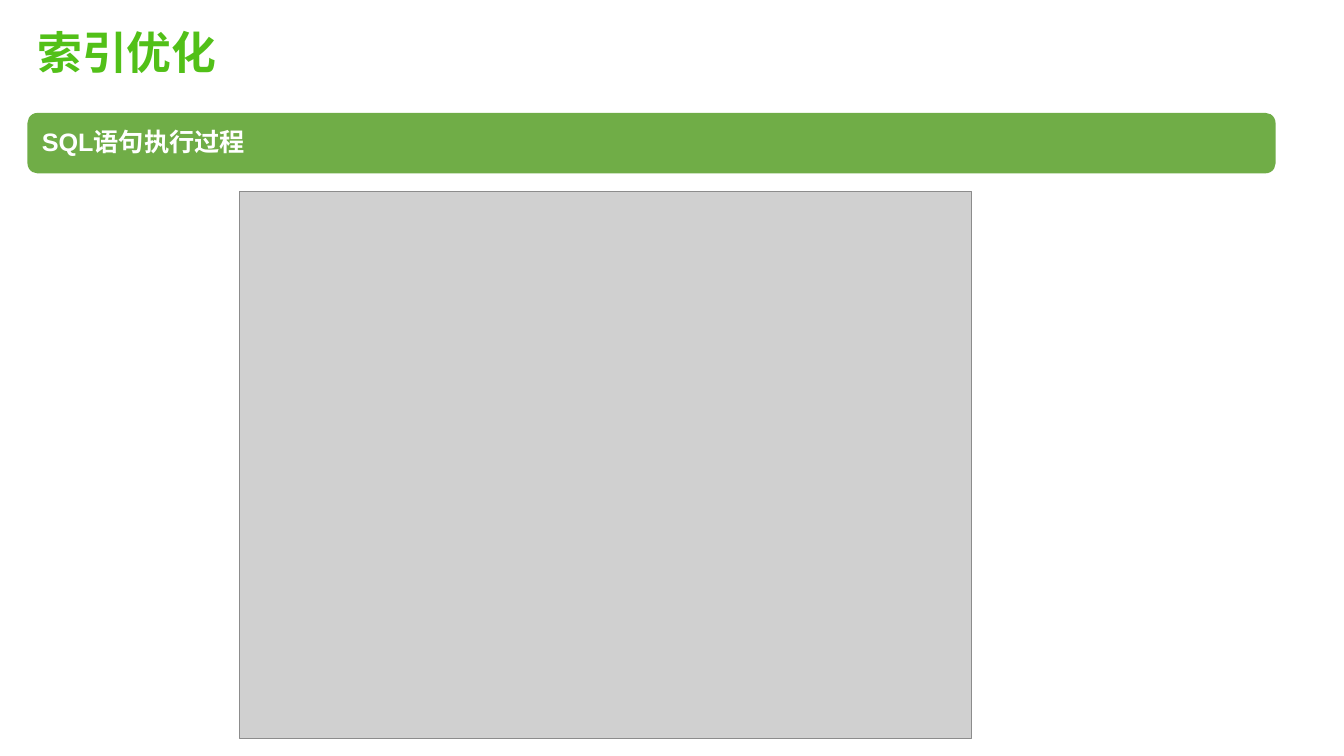
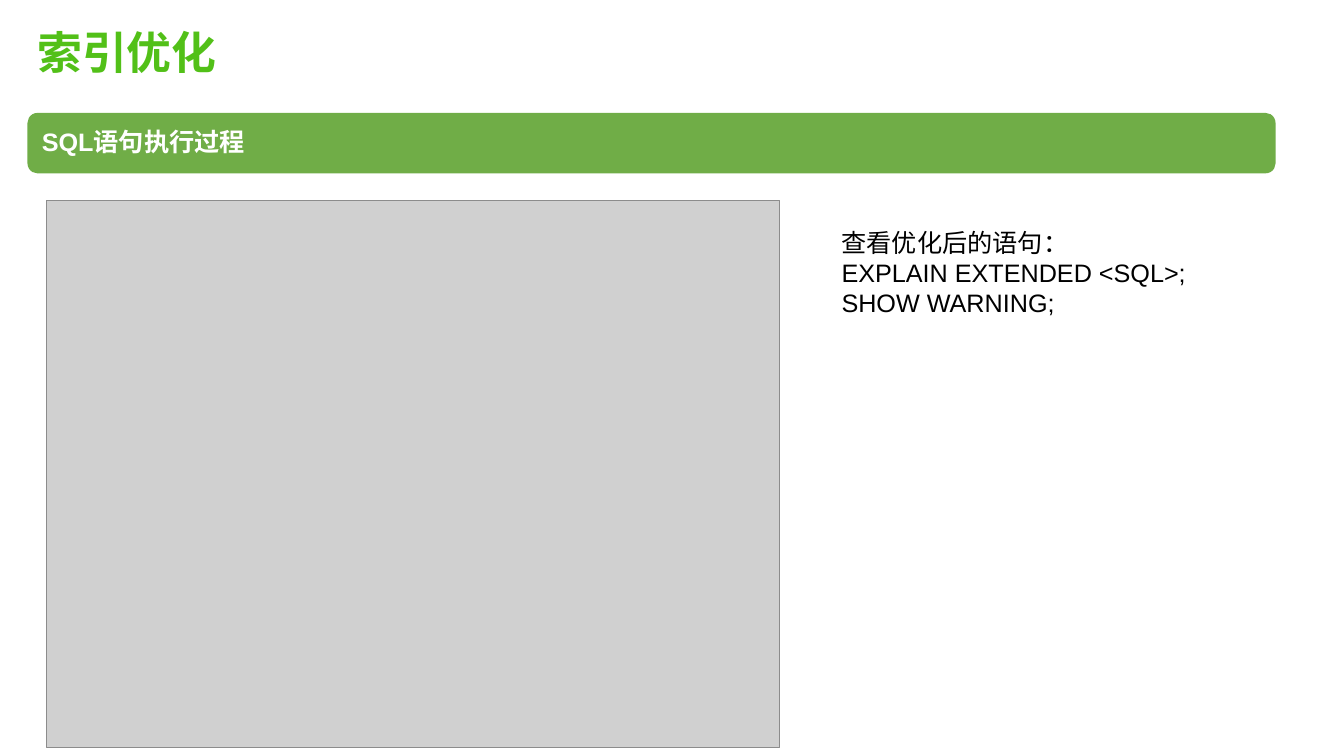
Before and after one commit to robertchengzy/kata, a slide deck: slide 18 of mysql-index.pptx. Drawn at 1344x756 pixels with LibreOffice and Linux fonts; fonts in the diff are those of the drawing; grey boxes stand for pictures. Boxes give left, top, right and bottom in pixels: in the first picture for what was removed or moved away, otherwise in the second. Text is boxed around its words. In the diff, an @@ line names an element or a change of style, - is before the commit and + after.

```diff
--- a/mysql-index.pptx
+++ b/mysql-index.pptx
@@ picture: place and size @@
-picture at <box>239,192,972,739</box>
+picture at <box>47,200,780,747</box>
@@ text added at <box>842,230,1186,316</box>, 18 pt, text #000000 @@
+查看优化后的语句：
+EXPLAIN EXTENDED <SQL>;
+SHOW WARNING;
```
Also in this commit, not shown: 6 other slides changed, 2 slides added.
